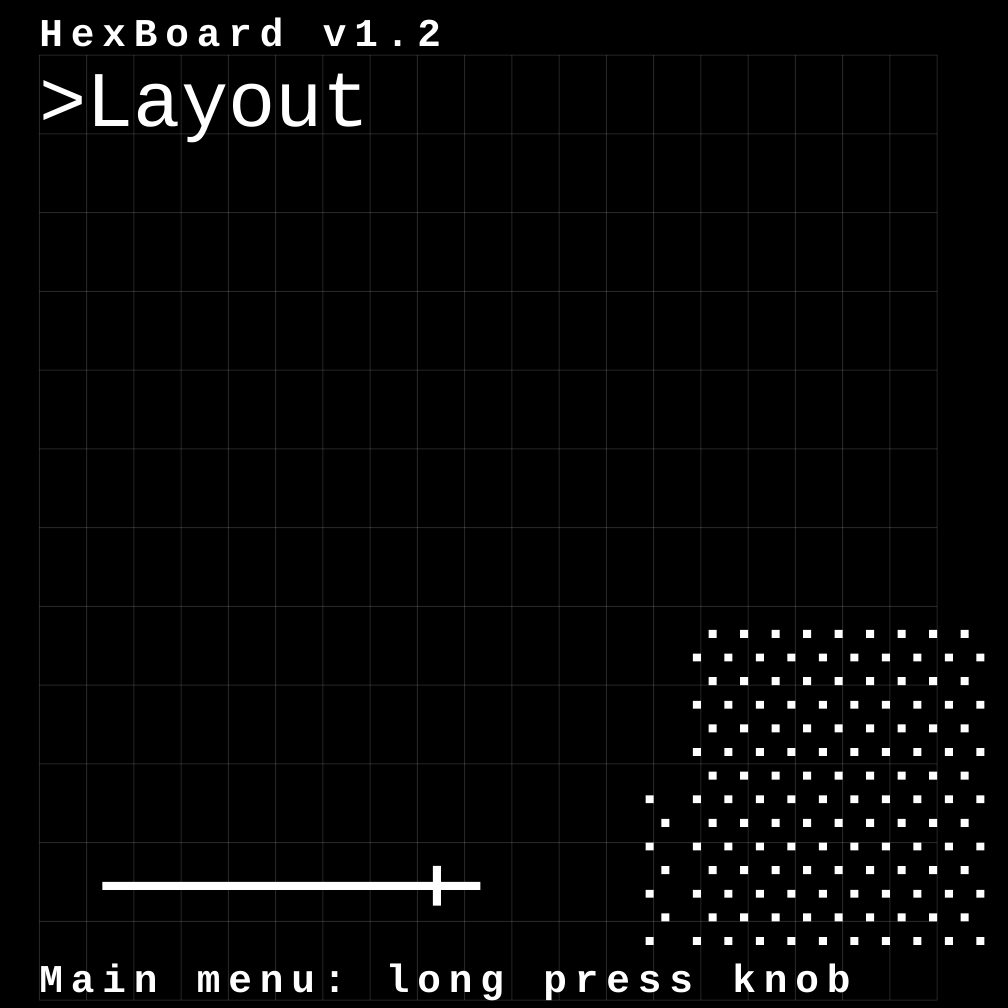
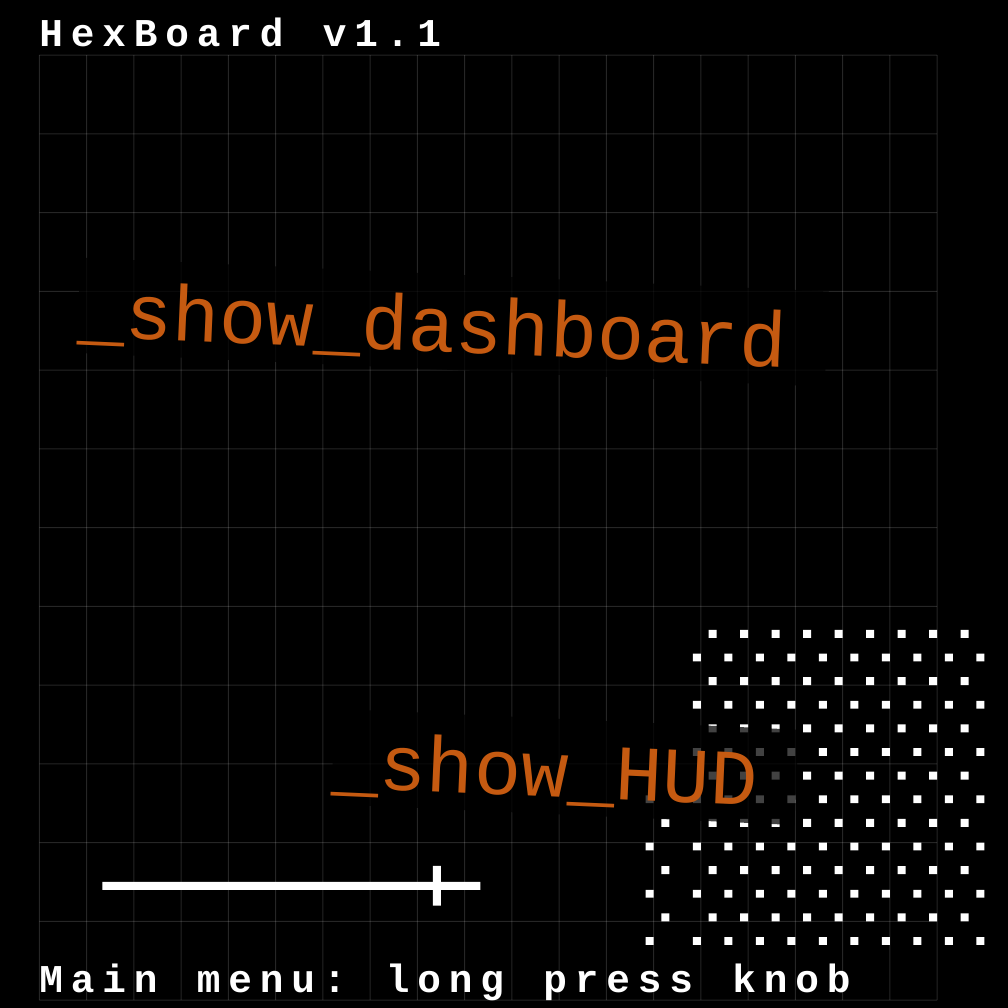
Before and after one commit to theHDM/MultiCoreTest, a slide deck: slide 1 of Hexboard Edit Design.pptx. Drawn at 1008x1008 pixels with LibreOffice and Linux fonts; fonts in the diff are those of the drawing. Boxes give left, top, right and bottom in pixels: in the first picture for what was removed or moved away, otherwise in the second. Text is boxed around its words. In the diff, an @@ line names an element or a change of style, - is before the commit and + after.

```diff
--- a/Hexboard Edit Design.pptx
+++ b/Hexboard Edit Design.pptx
@@ text at [39,18,441,56]: text changed @@
-HexBoard v1.2
+HexBoard v1.1
@@ text removed at [39,73,370,143] @@
->Layout
@@ rectangle added at [76,258,829,387], fill #000000 at 74% opacity, 90 pt, text #C55A11 @@
+_show_dashboard
@@ rectangle added at [331,709,799,825], fill #000000 at 74% opacity, 90 pt, text #C55A11 @@
+_show_HUD
```
Also in this commit, not shown: 12 other slides changed.
